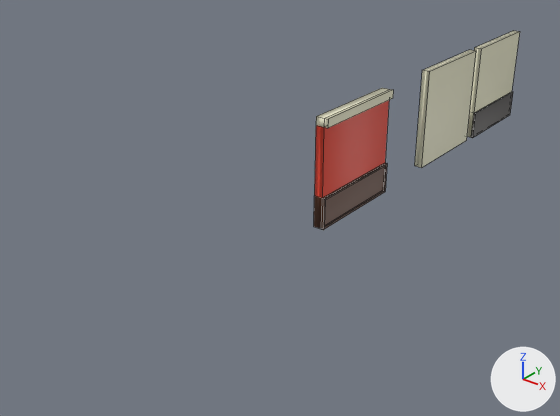
Before and after pictures for a commit that changed the Blender file recursos/pared nueva lobby.blend.
Before and after are seen from a 50 mm lens placed at (6.93, -10.7, 6.14), pointed at (-0.8, -1.03, 0.15). Every picture has the same lights, and +X, +Y and +Z are marked at lower right. The picture after the commit comes second. Mesh edges are drawn as thin lines.

Before the edit, the objects in view are built like this:
```python
me_cube_001 = bpy.data.meshes.new('Cube.001')
me_cube_001.from_pydata(...)  # 32 vertices, 30 faces; spans x 0.0..2.95, y 0.0..2.0, z 0.0..2.0
# faces by material slot: [4, 9, 17]
me_cube_001.materials.append(mat_material_001)  # red #e7442d
me_cube_001.materials.append(mat_material_002)  # pale yellow #e7e5c7
me_cube_001.materials.append(mat_material_003)  # brown #5c341b
me_cube_002 = bpy.data.meshes.new('Cube.002')
me_cube_002.from_pydata(...)  # a box spanning x 0.0..2.0, y 0.0..2.0, z 0.0..2.0
me_cube_002.materials.append(mat_material_002)  # pale yellow #e7e5c7
me_cube_003 = bpy.data.meshes.new('Cube.003')
me_cube_003.from_pydata(...)  # 16 vertices, 14 faces; spans x 0.0..2.47, y 0.0..2.0, z 0.0..2.0
# faces by material slot: [9, 5]
me_cube_003.materials.append(mat_material_002)  # pale yellow #e7e5c7
me_cube_003.materials.append(mat_material)  # dark grey #322c29
ob_pared_nueva_lobby = bpy.data.objects.new('pared nueva lobby', me_cube_001)
ob_pared_nueva_lobby.location = (-0.08, -1.0, 0.0)
ob_pared_nueva_lobby.scale = (0.08, 1.0, 1.0)
ob_pared_sol = bpy.data.objects.new('pared_sol', me_cube_002)
ob_pared_sol.location = (-0.08, 2.46, 0.0)
ob_pared_sol.scale = (0.08, 1.0, 1.0)
ob_pared_sol_001 = bpy.data.objects.new('pared_sol.001', me_cube_003)
ob_pared_sol_001.location = (-0.08, 4.69, 0.0)
ob_pared_sol_001.scale = (0.08, 1.0, 1.0)
```
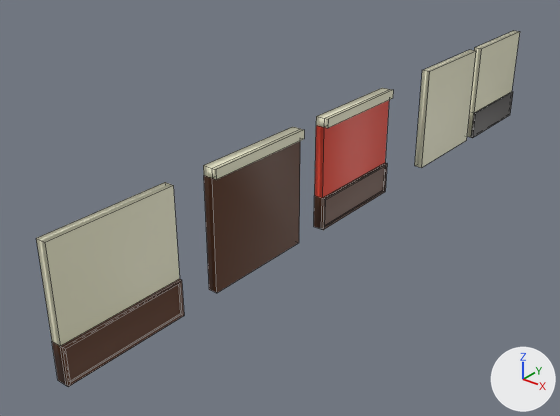
Commit message: lobby mas alto

What differs and where, as boxes (x1, y1, x2, y2) in the pictures (560 x 416 px):
'pared_lobby_abajo', added
    after: (36, 182, 184, 387)
    faces in mat_material_002 (pale yellow #e7e5c7): (36, 182, 180, 346)
    faces in mat_material_003 (brown #5c341b): (52, 279, 184, 387)
'pared_lobby_arriba', added
    after: (203, 127, 304, 293)
    faces in mat_material_003 (brown #5c341b): (204, 141, 300, 293)
    faces in mat_material_002 (pale yellow #e7e5c7): (203, 127, 304, 180)

Diff of the bpy script that builds the scene:
```diff
--- a/recursos/pared nueva lobby.blend.py
+++ b/recursos/pared nueva lobby.blend.py
@@ me_cube_006 @@
+me_cube_006.from_pydata(...)  # 24 vertices, 22 faces; spans x 0.0..2.57, y 0.0..2.0, z 0.0..2.0
+# faces by material slot: [5, 17]
+me_cube_006.materials.append(mat_material_002)  # pale yellow #e7e5c7
+me_cube_006.materials.append(mat_material_003)  # brown #5c341b
@@ me_cube_004 @@
+me_cube_004.from_pydata([(0.0, 0.0, 0.0), (0.0, 0.0, 2.0), (0.0, 2.0, 0.0), (0.0, 2.0, 2.0), (2.0, 0.0, 0.0), (2.0, 0.0, 2.0), (2.0, 2.0, 0.0), (2.0, 2.0, 2.0), (0.0, 0.0, 1.85), (0.0, 2.0, 1.85), (2.0, 2.0, 1.85), (2.0, 0.0, 1.85), (2.95, 2.0, 2.0), (2.95, 0.0, 2.0), (2.95, 2.0, 1.85), (2.95, 0.0, 1.85)], [], [(8, 1, 3, 9), (9, 3, 7, 10), (10, 7, 12, 14), (11, 5, 1, 8), (2, 6, 4, 0), (7, 3, 1, 5), (4, 11, 8, 0), (6, 10, 11, 4), (2, 9, 10, 6), (14, 12, 13, 15), (7, 5, 13, 12), (11, 10, 14, 15), (5, 11, 15, 13), (0, 8, 9, 2)])
+for i in [4, 6, 7, 8, 13]: me_cube_004.polygons[i].material_index = 1
+me_cube_004.materials.append(mat_material_002)  # pale yellow #e7e5c7
+me_cube_004.materials.append(mat_material_003)  # brown #5c341b
@@ ob_pared_lobby_abajo @@
+ob_pared_lobby_abajo = bpy.data.objects.new('pared_lobby_abajo', me_cube_006)
+ob_pared_lobby_abajo.location = (-0.08, -6.35, 0.0)
+ob_pared_lobby_abajo.scale = (0.08, 1.0, 1.0)
@@ ob_pared_lobby_arriba @@
+ob_pared_lobby_arriba = bpy.data.objects.new('pared_lobby_arriba', me_cube_004)
+ob_pared_lobby_arriba.location = (-0.08, -3.63, 0.0)
+ob_pared_lobby_arriba.scale = (0.08, 1.0, 1.0)
```
